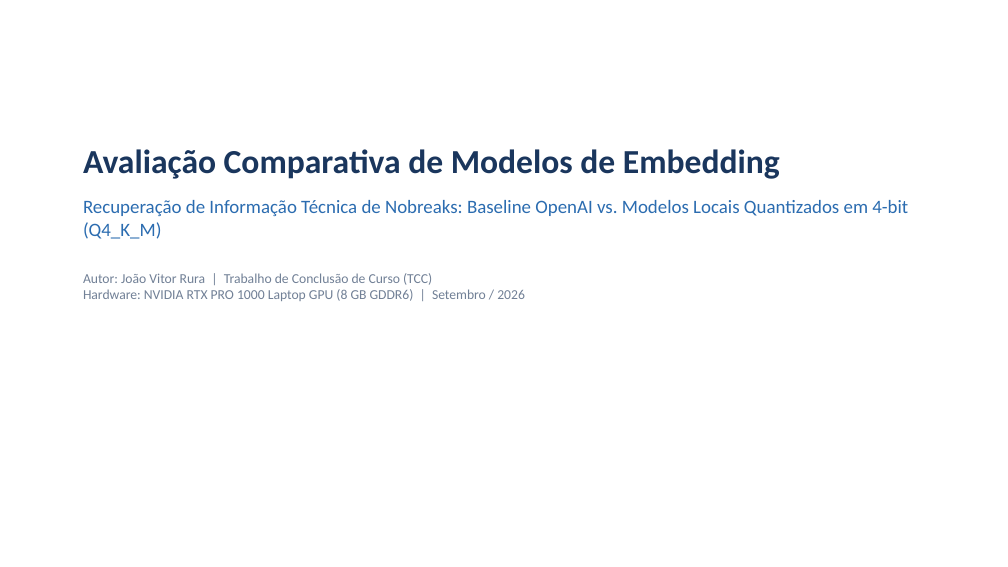
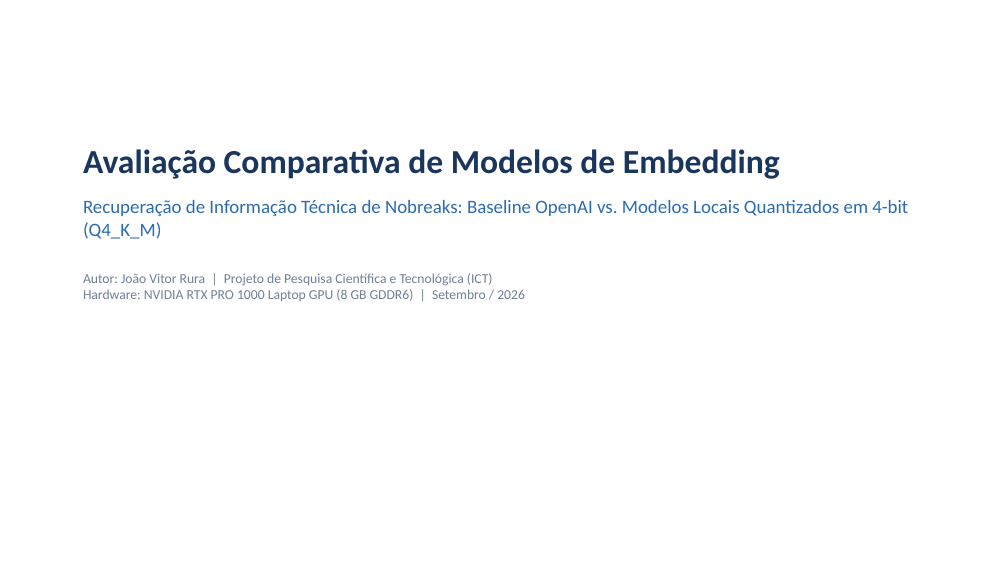
Before and after one commit to joaorura/rag_eval, a slide deck: slide 1 of docs/apresentacao_embeddings.pptx. Drawn at 1008x567 pixels with LibreOffice and Linux fonts; fonts in the diff are those of the drawing. Boxes give left, top, right and bottom in pixels: in the first picture for what was removed or moved away, otherwise in the second. Text is boxed around its words. In the diff, an @@ line names an element or a change of style, - is before the commit and + after.

```diff
--- a/docs/apresentacao_embeddings.pptx
+++ b/docs/apresentacao_embeddings.pptx
@@ text at bbox=[83, 273, 525, 301]: text changed @@
-Autor: João Vitor Rura | Trabalho de Conclusão de Curso (TCC)
-Hardware: NVIDIA RTX PRO 1000 Laptop GPU (8 GB GDDR6) | Setembro / 2026
+Autor: João Vitor Rura | Projeto de Pesquisa Científica e Tecnológica (ICT)
+Hardware: NVIDIA RTX PRO 1000 Laptop GPU (8 GB GDDR6) | Setembro / 2026
```
Also in this commit, not shown: 38 other files.
